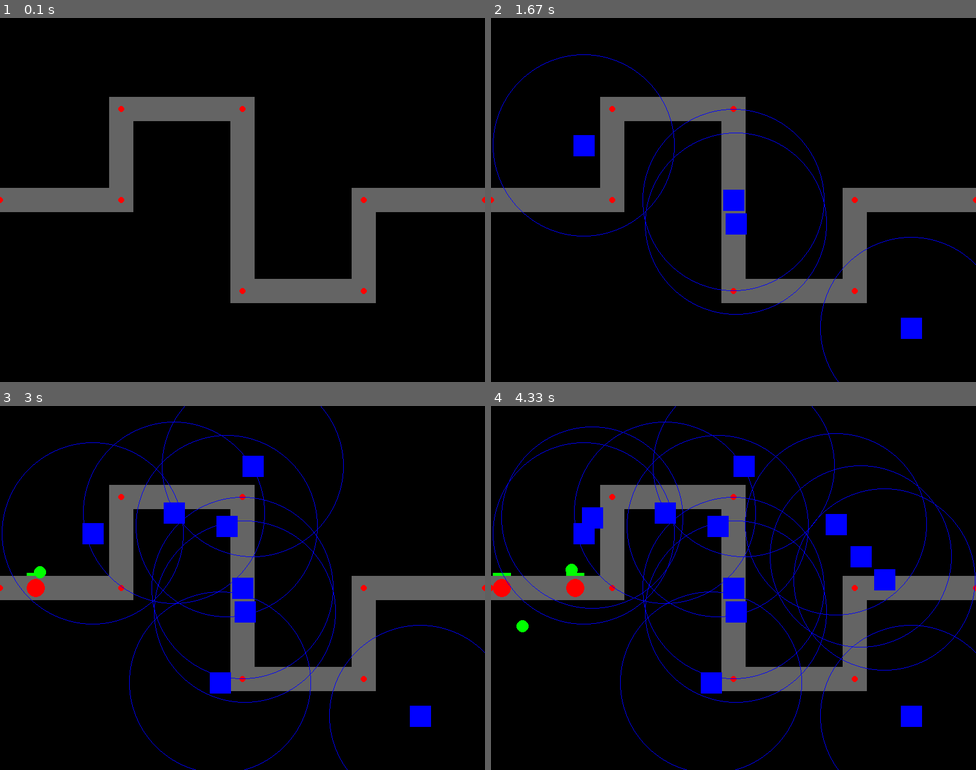
Above: before the commit, frames 1-4 (two rows, left to right).
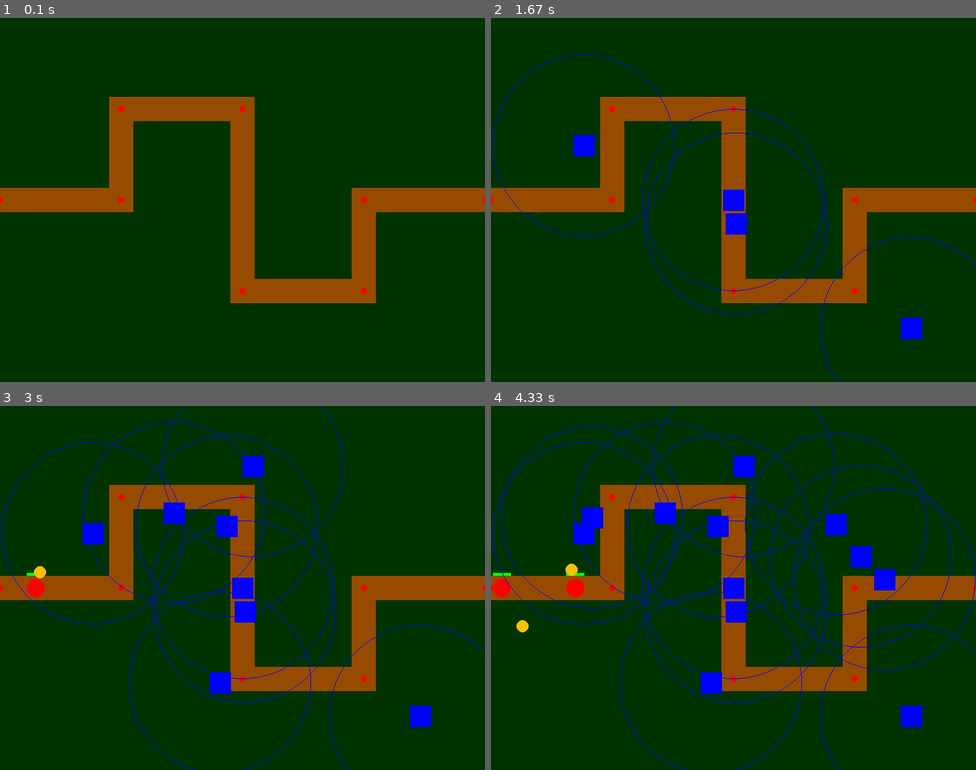
Above: after the commit, the same moments.

Repository: Major9621/PyGame_Tower-Defense
Game: pygame game, started from main.py
Same seed, same stepped clock (60 frames per second), same inputs: the game is played once before the commit and once after it.
Inputs (mouse positions are in pixels of both pictures, inside the frame that each line leads up to):
- Up to frame 1 (0.1 s): no input
- Up to frame 2 (1.67 s): click (733, 200) at 0.38 s; click (733, 221) at 0.72 s; click (583, 145) at 1.05 s; click (912, 327) at 1.38 s
- Up to frame 3 (3 s): click (252, 464) at 1.72 s; click (218, 682) at 2.05 s; click (227, 526) at 2.38 s; click (174, 511) at 2.72 s
- Up to frame 4 (4.33 s): click (859, 555) at 3.05 s; click (883, 580) at 3.38 s; click (835, 522) at 3.72 s; click (592, 518) at 4.05 s

The runs differ from the first frame. In frame 1, 100% of the frame differs, in the area x 0-100%, y 0-100%; in frame 2, 98%; in frame 3, 97%; in frame 4, 95%.

Commit message:
changed colors

Diff:
--- a/core/bullet.py
+++ b/core/bullet.py
@@ -1,5 +1,5 @@
 import pygame
-from .constants import GREEN
+from .constants import YELLOW
 
 class Bullet(pygame.sprite.Sprite):
     def __init__(self, pos, dir, dmg, speed):
@@ -21,4 +21,4 @@
             bullets.remove(self)
 
     def draw(self, surface):
-        pygame.draw.circle(surface, GREEN, self.pos, 10)
+        pygame.draw.circle(surface, YELLOW, self.pos, 10)
--- a/core/constants.py
+++ b/core/constants.py
@@ -3,9 +3,13 @@
 WHITE = (255, 255, 255)
 RED = (255, 0, 0)
 GREEN = (0, 255, 0)
+DARKGREEN = (0, 51, 0)
+YELLOW = (248, 193, 7)
+ORANGE = (255, 102, 0)
 BLUE = (0, 0, 255)
 GRAY = (100, 100, 100)
 BROWN = (150, 75, 0)
+PURPLE = (102, 0, 51)
 
 # Screen dimensions
 SCREEN_WIDTH = 800
--- a/core/map.py
+++ b/core/map.py
@@ -1,6 +1,6 @@
 import pygame
 import math
-from .constants import GRAY, RED, PATH_WIDTH
+from .constants import GRAY, RED, PATH_WIDTH, BROWN
 
 class Map:
     def __init__(self):
@@ -36,7 +36,7 @@
                     self.path_width
                 )
 
-            pygame.draw.rect(surface, GRAY, rect)
+            pygame.draw.rect(surface, BROWN, rect)
 
         # Draw path points (for debugging)
         for point in self.path:
--- a/main.py
+++ b/main.py
@@ -3,7 +3,7 @@
 from core.map import Map
 from core.enemy import Enemy
 from core.turret import Turret
-from core.constants import BLACK, SCREEN_WIDTH, SCREEN_HEIGHT, FPS
+from core.constants import DARKGREEN,BLACK, SCREEN_WIDTH, SCREEN_HEIGHT, FPS
 
 def main():
     # Initialize pygame
@@ -65,7 +65,7 @@
 
 
         # Draw everything
-        screen.fill(BLACK)
+        screen.fill(DARKGREEN)
         game_map.draw(screen)
         for enemy in enemies:
             enemy.draw(screen)
